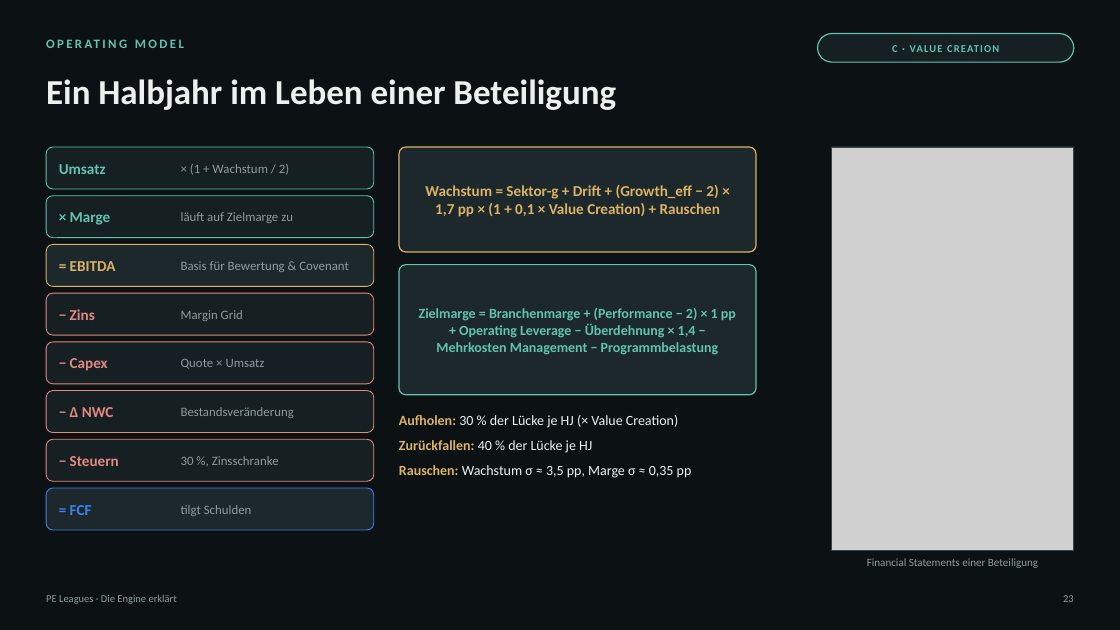
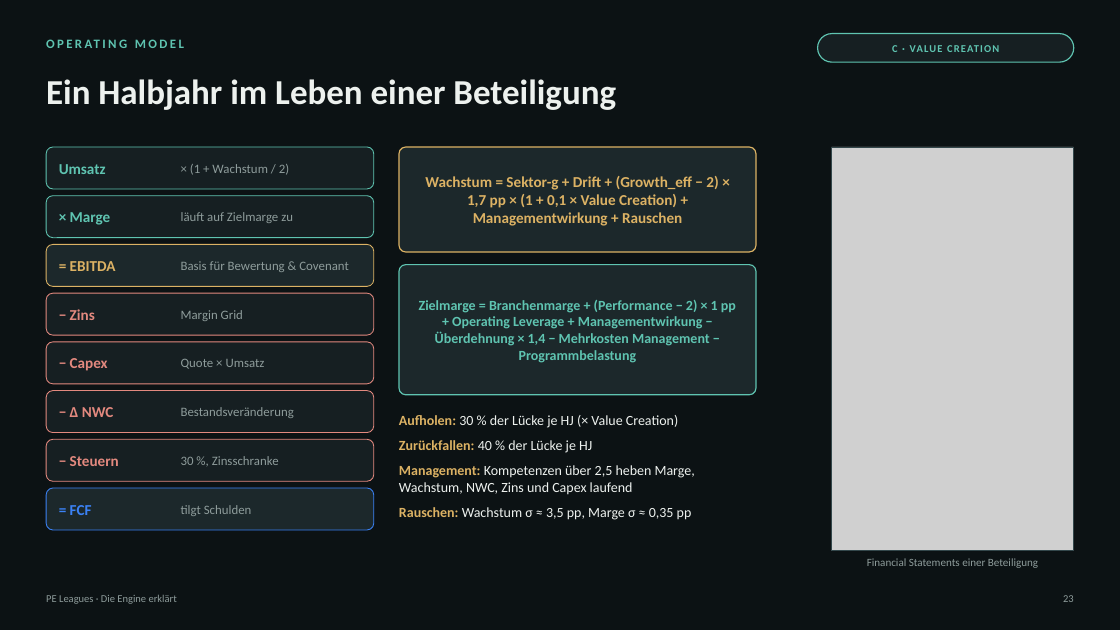
Before and after one commit to thematicum-dev/pe-leagues, a slide deck: slide 23 of docs/lehrmaterial/PE-Leagues_Engine-erklaert.pptx. Drawn at 1120x630 pixels with LibreOffice and Linux fonts; fonts in the diff are those of the drawing; grey boxes stand for pictures. Boxes give left, top, right and bottom in pixels: in the first picture for what was removed or moved away, otherwise in the second. Text is boxed around its words. In the diff, an @@ line names an element or a change of style, - is before the commit and + after.

```diff
--- a/docs/lehrmaterial/PE-Leagues_Engine-erklaert.pptx
+++ b/docs/lehrmaterial/PE-Leagues_Engine-erklaert.pptx
@@ text at (x1=425, y1=176, x2=718, y2=226): text changed @@
-Wachstum = Sektor-g + Drift + (Growth_eff − 2) × 1,7 pp × (1 + 0,1 × Value Creation) + Rauschen
+Wachstum = Sektor-g + Drift + (Growth_eff − 2) × 1,7 pp × (1 + 0,1 × Value Creation) + Managementwirkung + Rauschen
@@ text at (x1=419, y1=300, x2=736, y2=363): text changed @@
-Zielmarge = Branchenmarge + (Performance − 2) × 1 pp + Operating Leverage − Überdehnung × 1,4 − Mehrkosten Management − Programmbelastung
+Zielmarge = Branchenmarge + (Performance − 2) × 1 pp + Operating Leverage + Managementwirkung − Überdehnung × 1,4 − Mehrkosten Management − Programmbelastung
@@ text at (x1=399, y1=465, x2=695, y2=495): paragraph added @@
+• Management: Kompetenzen über 2,5 heben Marge, Wachstum, NWC, Zins und Capex laufend
```
Also in this commit, not shown: 34 other slides changed, 2 slides added, 1 slide removed, 2 other files.
